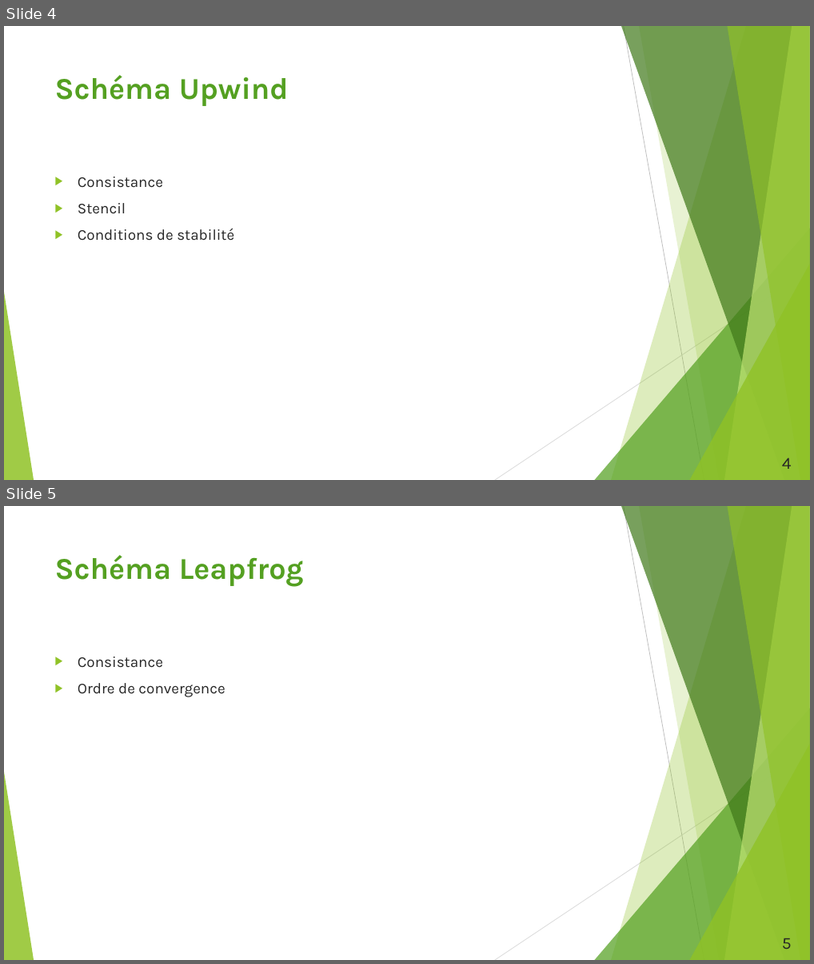
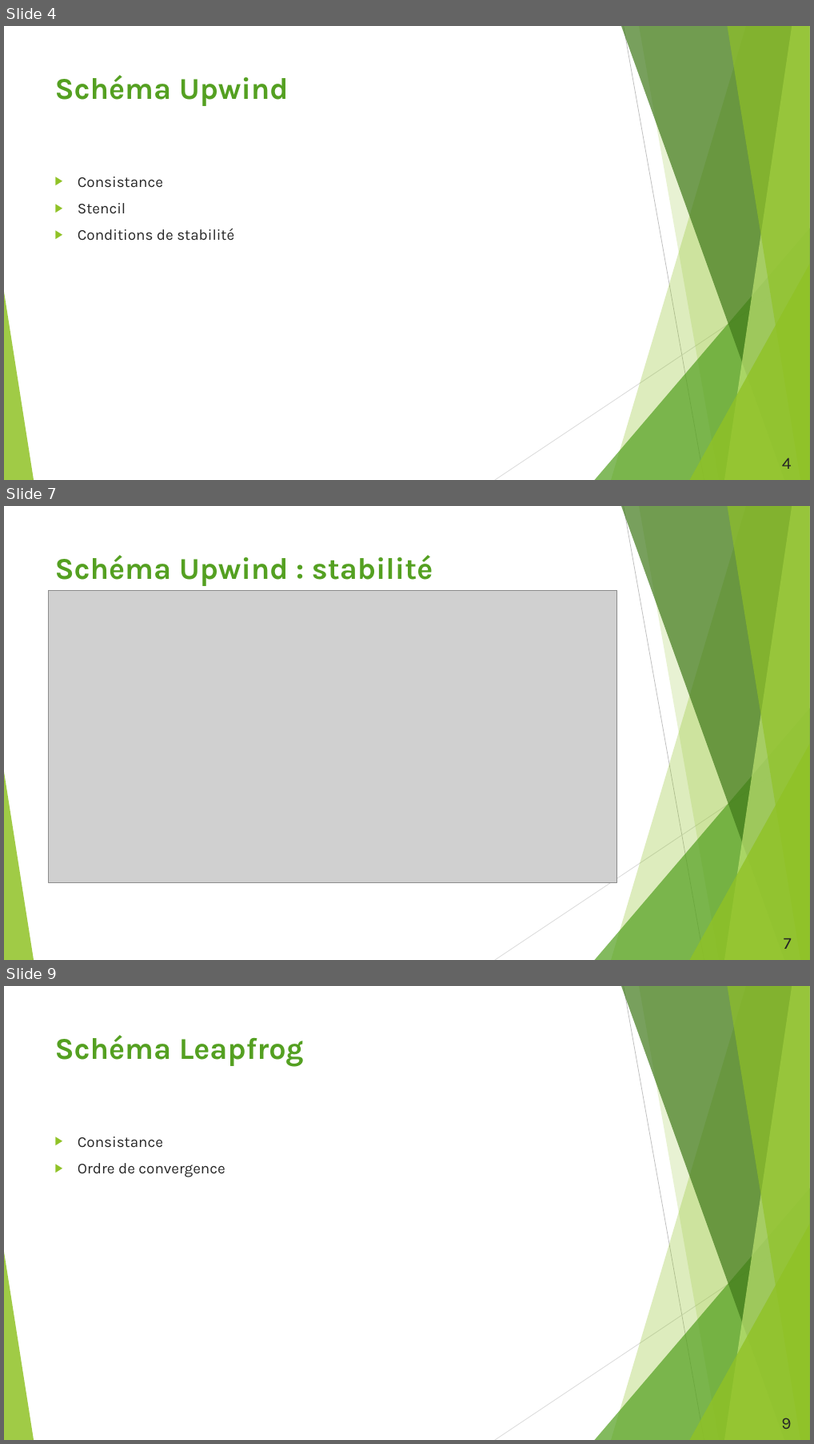
Before and after one commit to duynslaeger/projet_simulation_physique_Swift_Hohenberg, a slide deck: Présentation_LPHYS1303.pptx. Shown one above the other, each under a label of ours: slides 4 and 5 before the commit, slides 4, 7 and 9 after it; the slides between them are not shown. The pictures are 814x964 and 814x1444 pixels, drawn with LibreOffice and Linux fonts; fonts in the diff are those of the drawing; grey boxes stand for pictures. Boxes give left, top, right and bottom in pixels: in the first picture for what was removed or moved away, otherwise in the second. Text is boxed around its words. In the diff, an @@ line names an element or a change of style, - is before the commit and + after.

```diff
--- a/Présentation_LPHYS1303.pptx
+++ b/Présentation_LPHYS1303.pptx
@@ slide 7 added at bbox=[4, 506, 810, 960], background #FFFFFF; not listed: 10 template elements that a slide beside it also shows @@
@@ title added at bbox=[55, 555, 433, 586], 36 pt, text #54A021, bold @@
+Schéma Upwind : stabilité
@@ picture added at bbox=[49, 590, 618, 882] @@
@@ page number added at bbox=[784, 938, 792, 948], 20 pt, text #262626 @@
+7
@@ what was slide 5 is now slide 9 @@
@@ page number at bbox=[782, 1417, 791, 1428]: text changed @@
-5
+9
```
Also in this commit, not shown: 3 other slides added.
